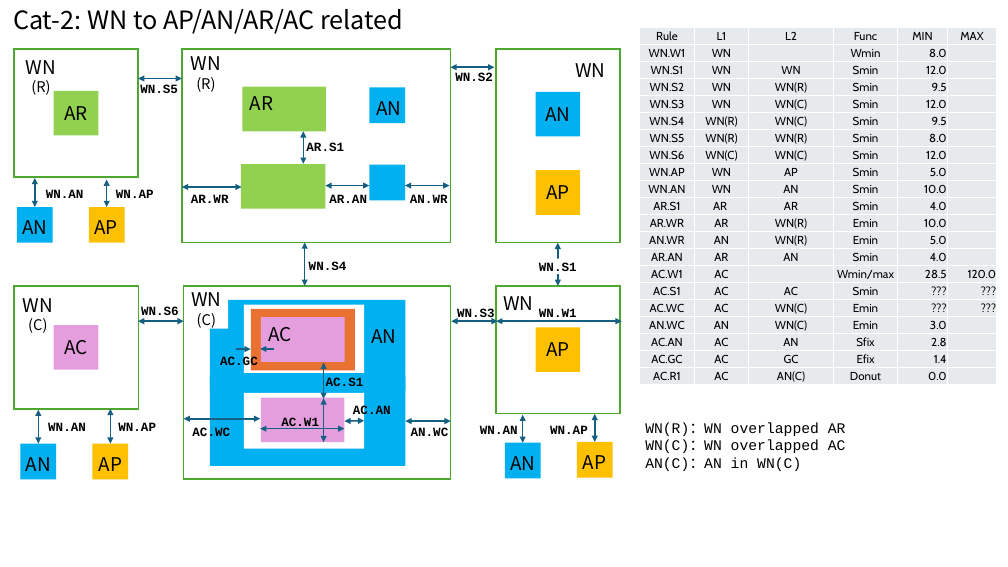
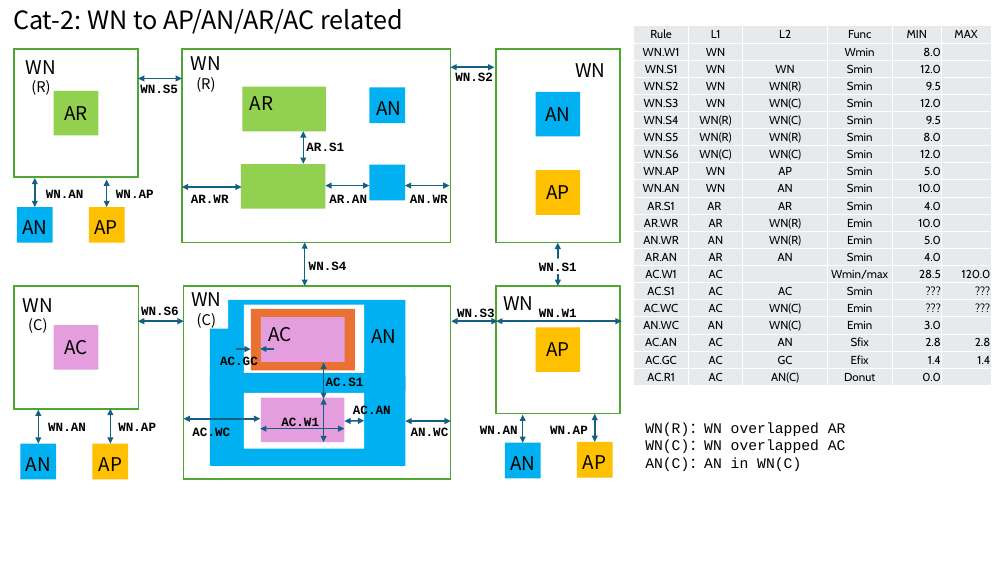
Before and after one commit to d-m-bailey/TR-1um, a slide deck: slide 4 of Document/TR-1um_DRC_summary.pptx. Drawn at 1008x567 pixels with LibreOffice and Linux fonts; fonts in the diff are those of the drawing. Boxes give left, top, right and bottom in pixels: in the first picture for what was removed or moved away, otherwise in the second. Text is boxed around its words. In the diff, an @@ line names an element or a change of style, - is before the commit and + after.

```diff
--- a/Document/TR-1um_DRC_summary.pptx
+++ b/Document/TR-1um_DRC_summary.pptx
@@ table at (x1=634, y1=26, x2=990, y2=387) @@
-row 19, column 6: 
+row 19, column 6: 2.8
-row 20, column 6: 
+row 20, column 6: 1.4
@@ table moved from (x1=640, y1=28, x2=996, y2=386) to (x1=634, y1=26, x2=990, y2=387) @@
```
Also in this commit, not shown: 6 other slides changed, 3 other files.
